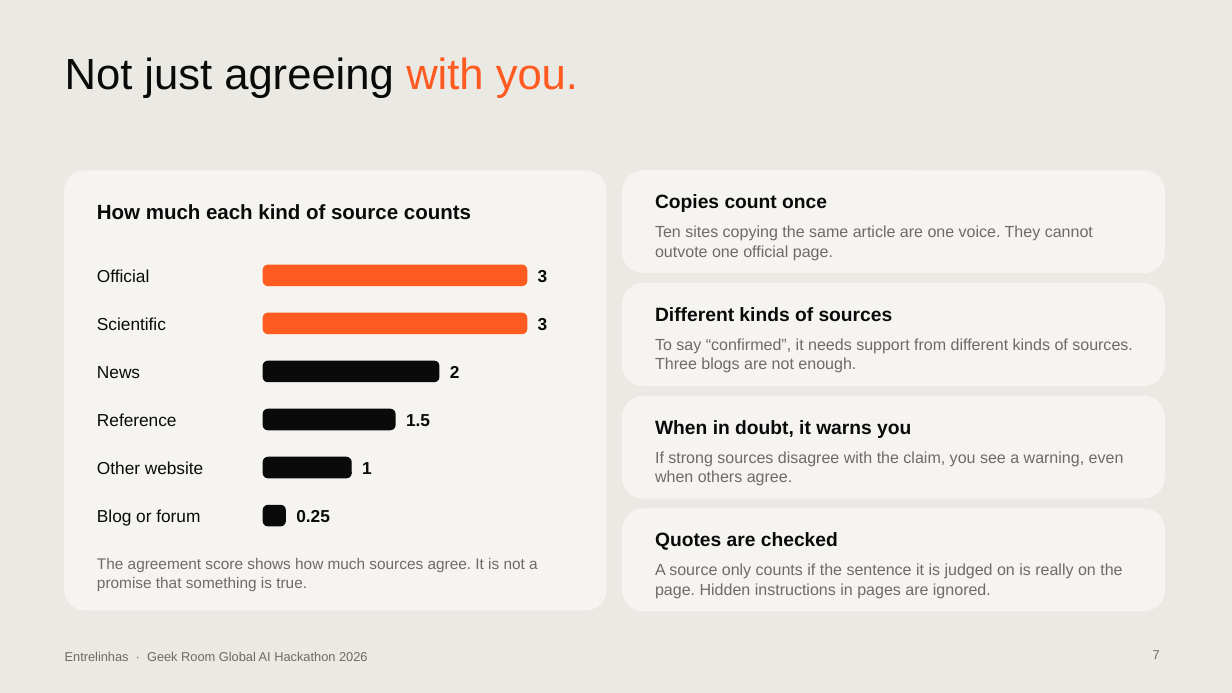
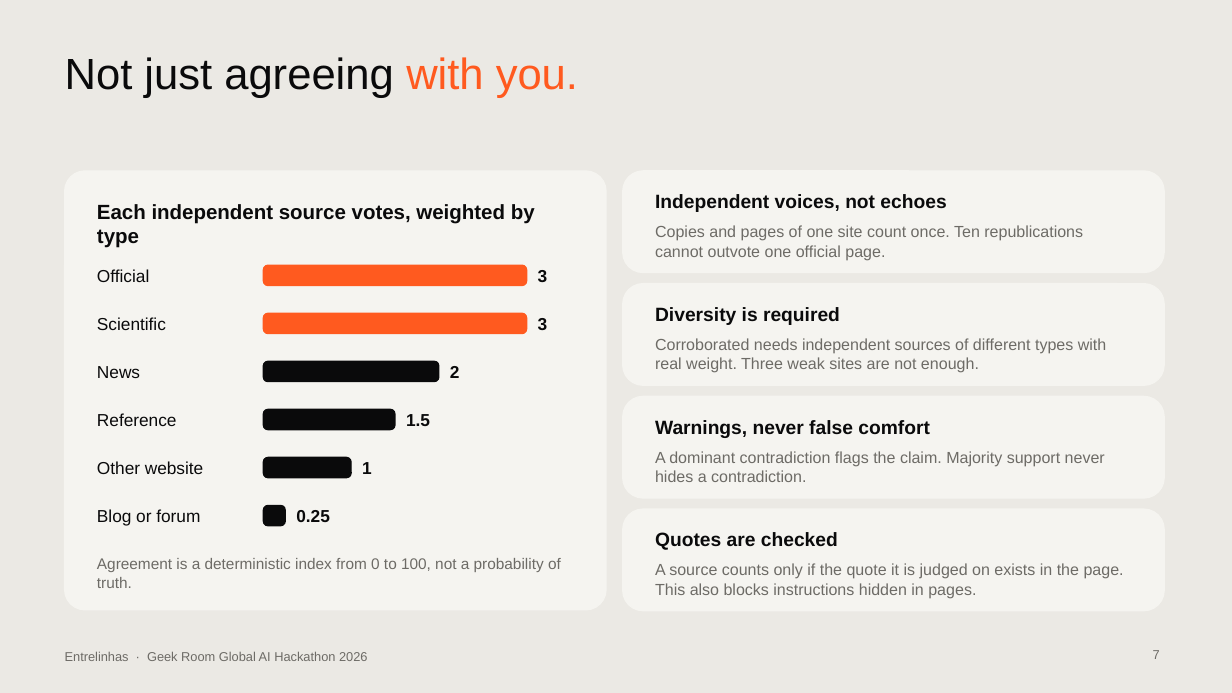
Before and after one commit to contatoalicecandido-lab/entrelinhas, a slide deck: slide 7 of submission/Entrelinhas_Pitch_Deck.pptx. Drawn at 1232x693 pixels with LibreOffice and Linux fonts; fonts in the diff are those of the drawing. Boxes give left, top, right and bottom in pixels: in the first picture for what was removed or moved away, otherwise in the second. Text is boxed around its words. In the diff, an @@ line names an element or a change of style, - is before the commit and + after.

```diff
--- a/submission/Entrelinhas_Pitch_Deck.pptx
+++ b/submission/Entrelinhas_Pitch_Deck.pptx
@@ text at <box>97,204,535,248</box>: text changed @@
-How much each kind of source counts
+Each independent source votes, weighted by type
@@ text at <box>655,194,946,212</box>: text changed @@
-Copies count once
+Independent voices, not echoes
@@ text at <box>655,225,1083,260</box>: text changed @@
-Ten sites copying the same article are one voice. They cannot outvote one official page.
+Copies and pages of one site count once. Ten republications cannot outvote one official page.
@@ text at <box>655,307,840,325</box>: text changed @@
-Different kinds of sources
+Diversity is required
@@ text at <box>655,338,1106,373</box>: text changed @@
-To say “confirmed”, it needs support from different kinds of sources. Three blogs are not enough.
+Corroborated needs independent sources of different types with real weight. Three weak sites are not enough.
@@ text at <box>655,420,930,438</box>: text changed @@
-When in doubt, it warns you
+Warnings, never false comfort
@@ text at <box>655,451,1105,482</box>: text changed @@
-If strong sources disagree with the claim, you see a warning, even when others agree.
+A dominant contradiction flags the claim. Majority support never hides a contradiction.
@@ text at <box>97,558,561,588</box>: text changed @@
-The agreement score shows how much sources agree. It is not a promise that something is true.
+Agreement is a deterministic index from 0 to 100, not a probability of truth.
@@ text at <box>655,563,1124,599</box>: text changed @@
-A source only counts if the sentence it is judged on is really on the page. Hidden instructions in pages are ignored.
+A source counts only if the quote it is judged on exists in the page. This also blocks instructions hidden in pages.
```
Also in this commit, not shown: 13 other slides changed, 1 slide added, 1 slide removed, 2 other files.
